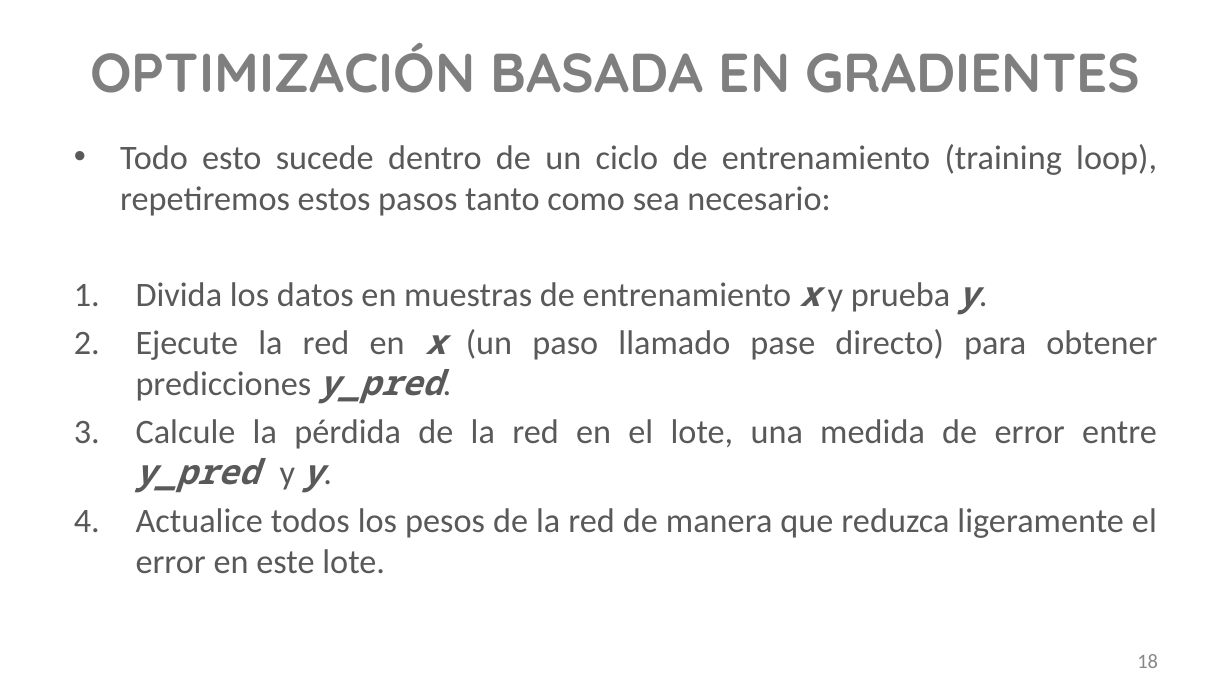
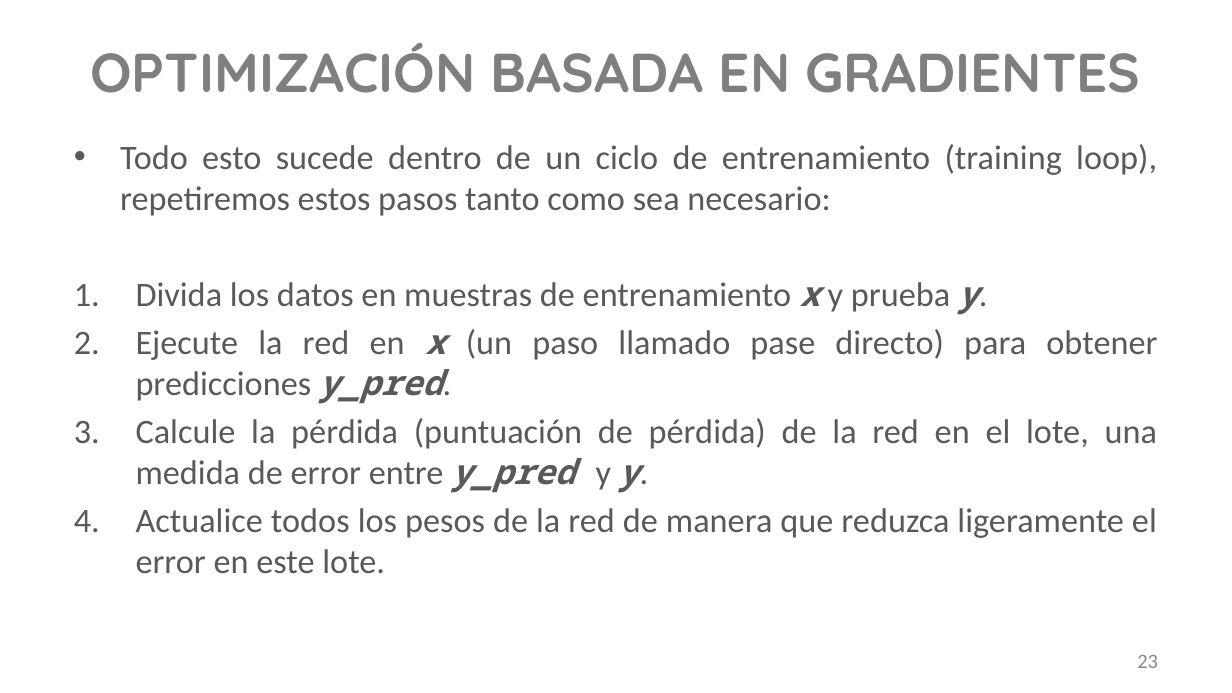
Before and after one commit to shanthalchs/Python-DeepLearning, a slide deck: slide 23 of Python/Fundamentos Matemáticos con Redes Neuronales_2021.pptx (slide 18 before the commit). Drawn at 1232x693 pixels with LibreOffice and Linux fonts; fonts in the diff are those of the drawing; background and template pictures are left out. Boxes give left, top, right and bottom in pixels: in the first picture for what was removed or moved away, otherwise in the second. Text is boxed around its words. In the diff, an @@ line names an element or a change of style, - is before the commit and + after.

```diff
--- a/Python/Fundamentos Matemáticos con Redes Neuronales_2021.pptx
+++ b/Python/Fundamentos Matemáticos con Redes Neuronales_2021.pptx
@@ text at <box>136,418,1157,493</box>: text changed @@
-3. Calcule la pérdida de la red en el lote, una medida de error entre y_pred y y.
+3. Calcule la pérdida (puntuación de pérdida) de la red en el lote, una medida de error entre y_pred y y.
@@ page number at <box>1137,655,1158,668</box>: text changed @@
-18
+23
```
Also in this commit, not shown: 8 other slides changed, 6 slides added, 56 other files.
